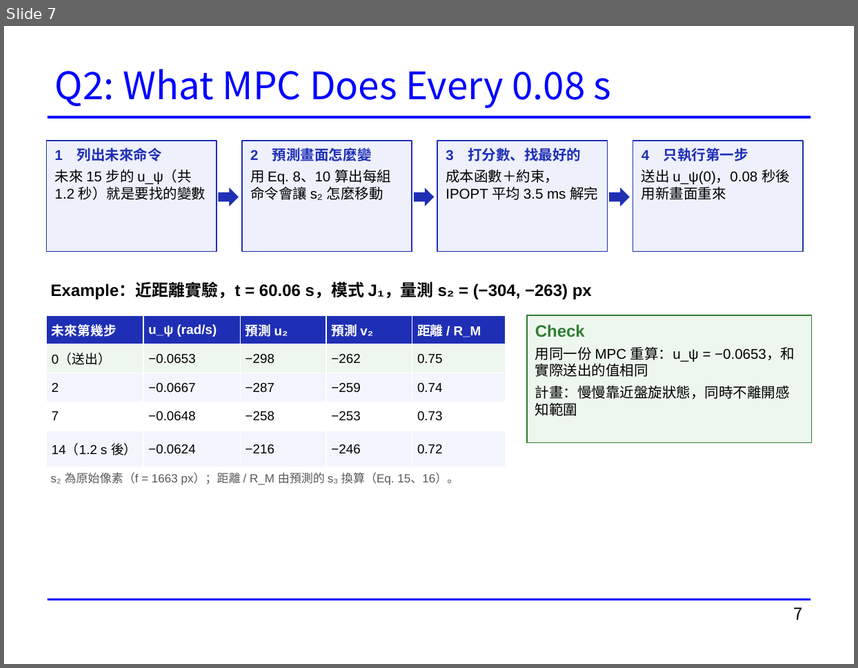
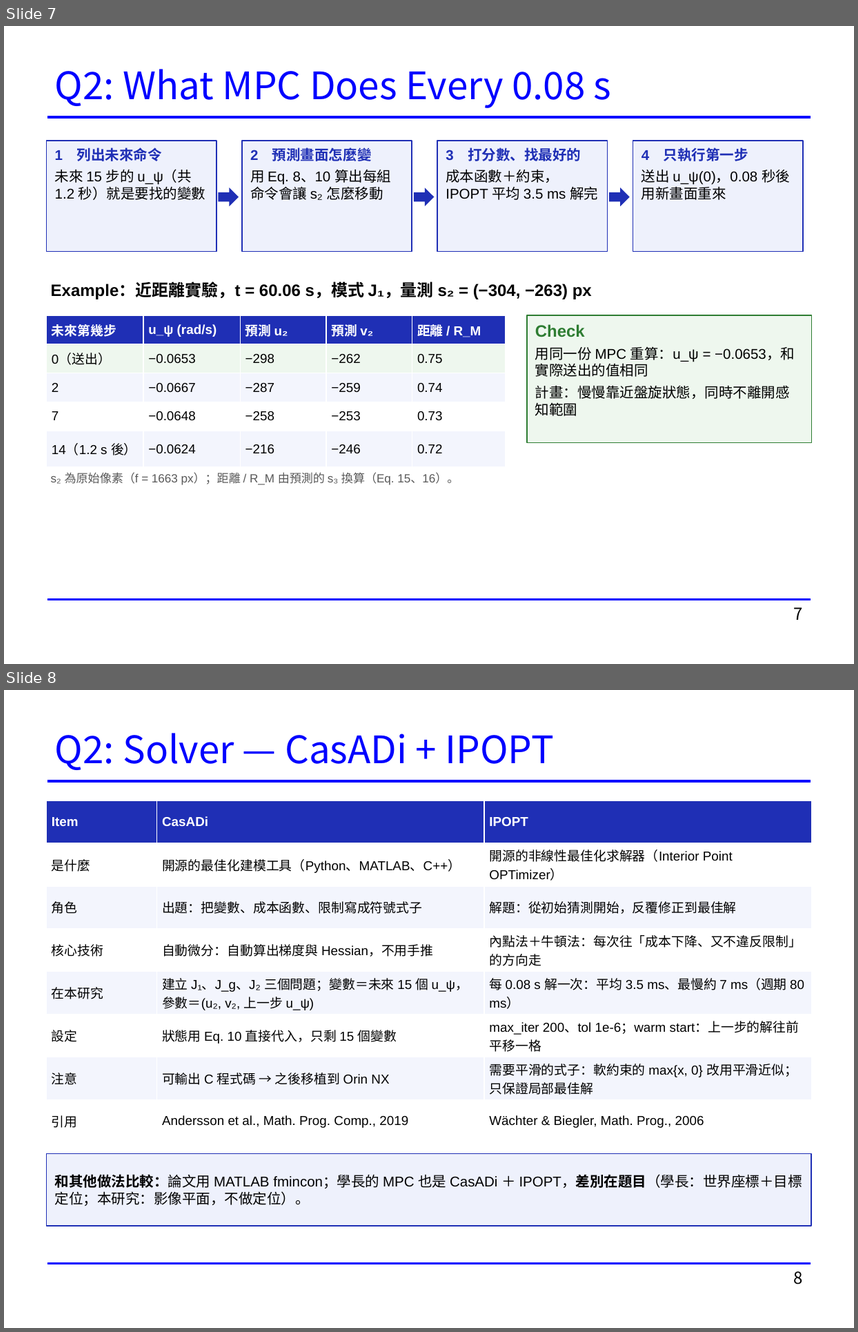
Before and after one commit to rossi1122/hsiang_thesis_simulation, a slide deck: docs/presentations/20261118_Phase2_進度報告.pptx. Shown one above the other, each under a label of ours: slide 7 before the commit, slides 7 and 8 after it. The pictures are 858x668 and 858x1332 pixels, drawn with LibreOffice and Linux fonts; fonts in the diff are those of the drawing. Boxes give left, top, right and bottom in pixels: in the first picture for what was removed or moved away, otherwise in the second. Text is boxed around its words. In the diff, an @@ line names an element or a change of style, - is before the commit and + after.

```diff
--- a/docs/presentations/20261118_Phase2_進度報告.pptx
+++ b/docs/presentations/20261118_Phase2_進度報告.pptx
@@ slide 8 added at (4,690,854,1328), background #FFFFFF; not listed: 2 template elements that a slide beside it also shows @@
@@ title added at (55,733,554,770), 32 pt, text #0000FF @@
+Q2: Solver — CasADi + IPOPT
@@ table added at (47,800,811,1141), 8 rows, 3 columns @@
+Item | CasADi | IPOPT
+是什麼 | 開源的最佳化建模工具（Python、MATLAB、C++） | 開源的非線性最佳化求解器（Interior Point OPTimizer）
+角色 | 出題：把變數、成本函數、限制寫成符號式子 | 解題：從初始猜測開始，反覆修正到最佳解
+核心技術 | 自動微分：自動算出梯度與 Hessian，不用手推 | 內點法＋牛頓法：每次往「成本下降、又不違反限制」的方向走
+在本研究 | 建立 J₁、J_g、J₂ 三個問題；變數＝未來 15 個 u_ψ，參數＝(u₂, v₂, 上一步 u_ψ) | 每 0.08 s 解一次：平均 3.5 ms、最慢約 7 ms（週期 80 ms）
+設定 | 狀態用 Eq. 10 直接代入，只剩 15 個變數 | max_iter 200、tol 1e-6；warm start：上一步的解往前平移一格
+注意 | 可輸出 C 程式碼 → 之後移植到 Orin NX | 需要平滑的式子：軟約束的 max{x, 0} 改用平滑近似；只保證局部最佳解
+引用 | Andersson et al., Math. Prog. Comp., 2019 | Wächter & Biegler, Math. Prog., 2006
@@ rectangle added at (47,1153,811,1225), fill #EEF1FC, outline #1F2FB5 1 pt, 12 pt, text #000000 @@
+和其他做法比較：論文用 MATLAB fmincon；學長的 MPC 也是 CasADi ＋ IPOPT，差別在題目（學長：世界座標＋目標定位；本研究：影像平面，不做定位）。
@@ page number added at (794,1271,803,1284), 14 pt, text #000000 @@
+8
```
Also in this commit, not shown: 4 slides changed.
